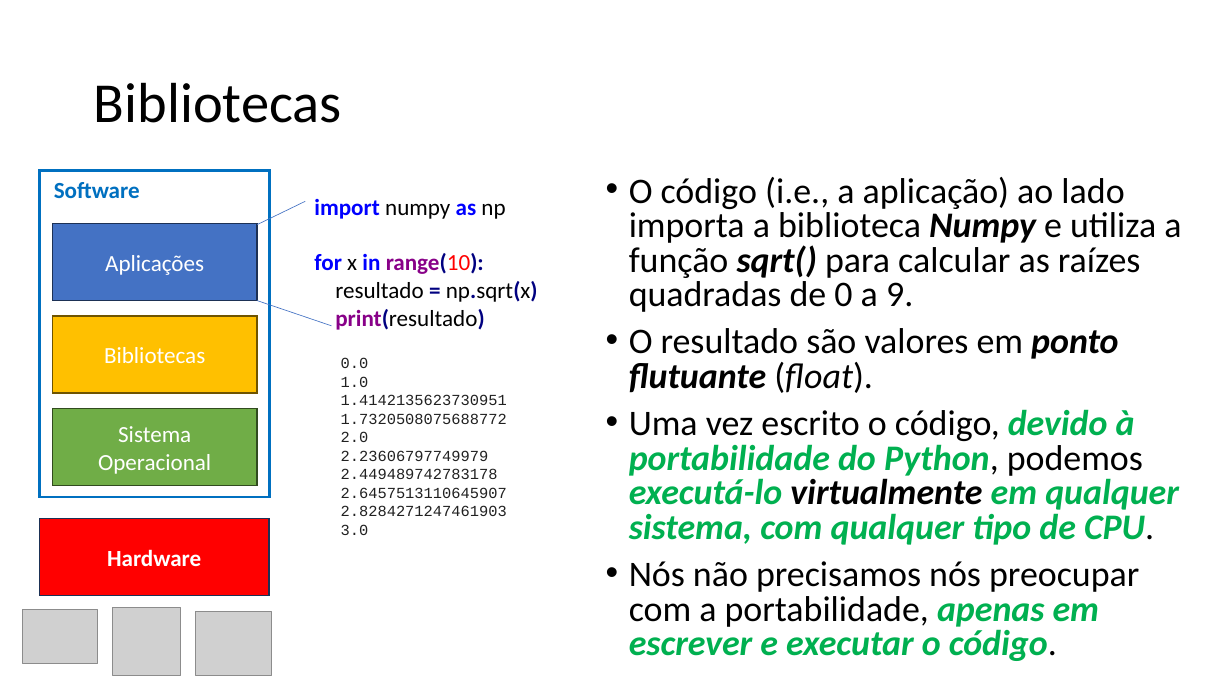
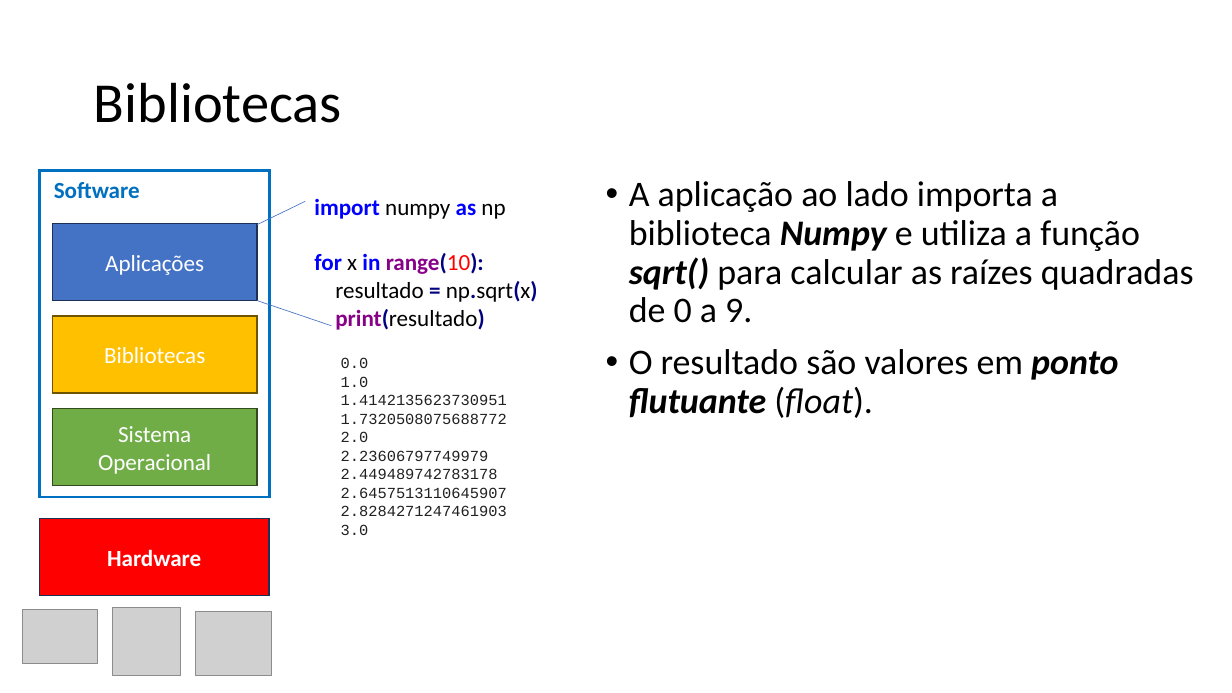
Before and after one commit to zz4fap/tp557-iot-ml, a slide deck: slide 35 of slides/TP557_2_Desafios_do_TinyML_sistemas_embarcados.pptx (slide 34 before the commit). Drawn at 1232x693 pixels with LibreOffice and Linux fonts; fonts in the diff are those of the drawing; grey boxes stand for pictures. Boxes give left, top, right and bottom in pixels: in the first picture for what was removed or moved away, otherwise in the second. Text is boxed around its words. In the diff, an @@ line names an element or a change of style, - is before the commit and + after.

```diff
--- a/slides/TP557_2_Desafios_do_TinyML_sistemas_embarcados.pptx
+++ b/slides/TP557_2_Desafios_do_TinyML_sistemas_embarcados.pptx
@@ text at <box>629,181,1194,323</box>: text changed @@
-• O código (i.e., a aplicação) ao lado importa a biblioteca Numpy e utiliza a função sqrt() para calcular as raízes quadradas de 0 a 9.
+• A aplicação ao lado importa a biblioteca Numpy e utiliza a função sqrt() para calcular as raízes quadradas de 0 a 9.
@@ text at <box>629,349,1118,418</box>: line spacing 0.8 to 0.9 @@
@@ text at <box>629,409,1179,661</box>: paragraphs removed @@
-• Uma vez escrito o código, devido à portabilidade do Python, podemos executá-lo virtualmente em qualquer sistema, com qualquer tipo de CPU.
-• Nós não precisamos nós preocupar com a portabilidade, apenas em escrever e executar o código.
```
Also in this commit, not shown: 24 other slides changed, 4 slides added, 1 other file.
